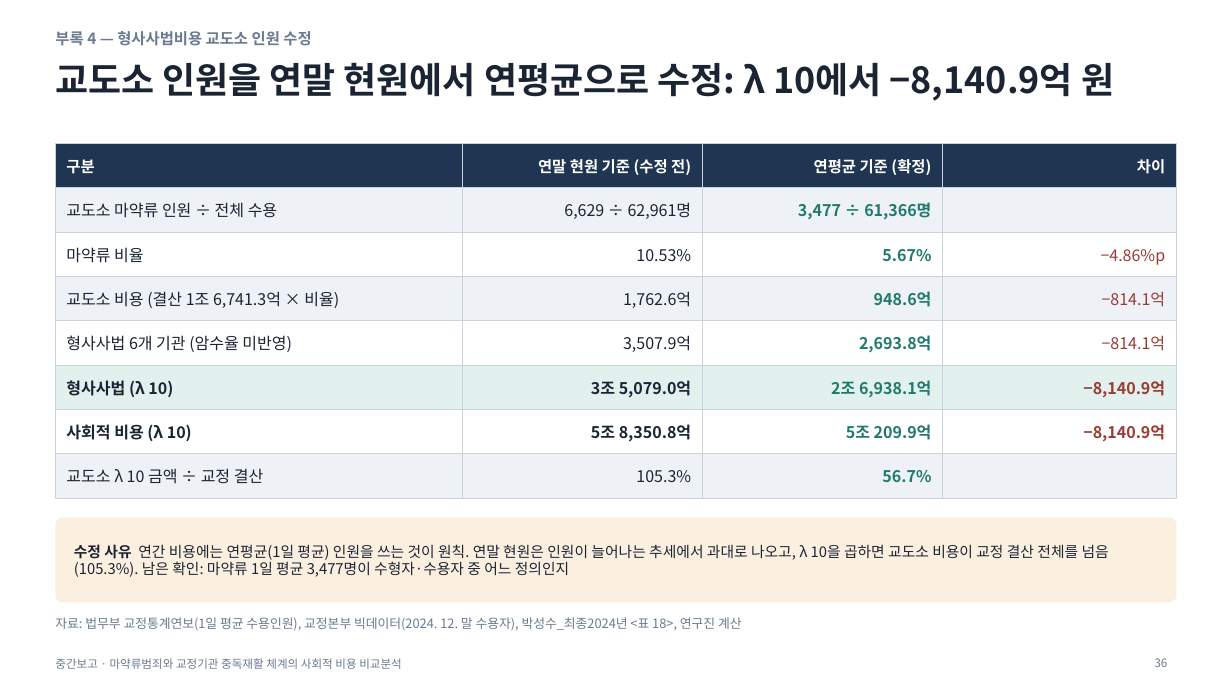
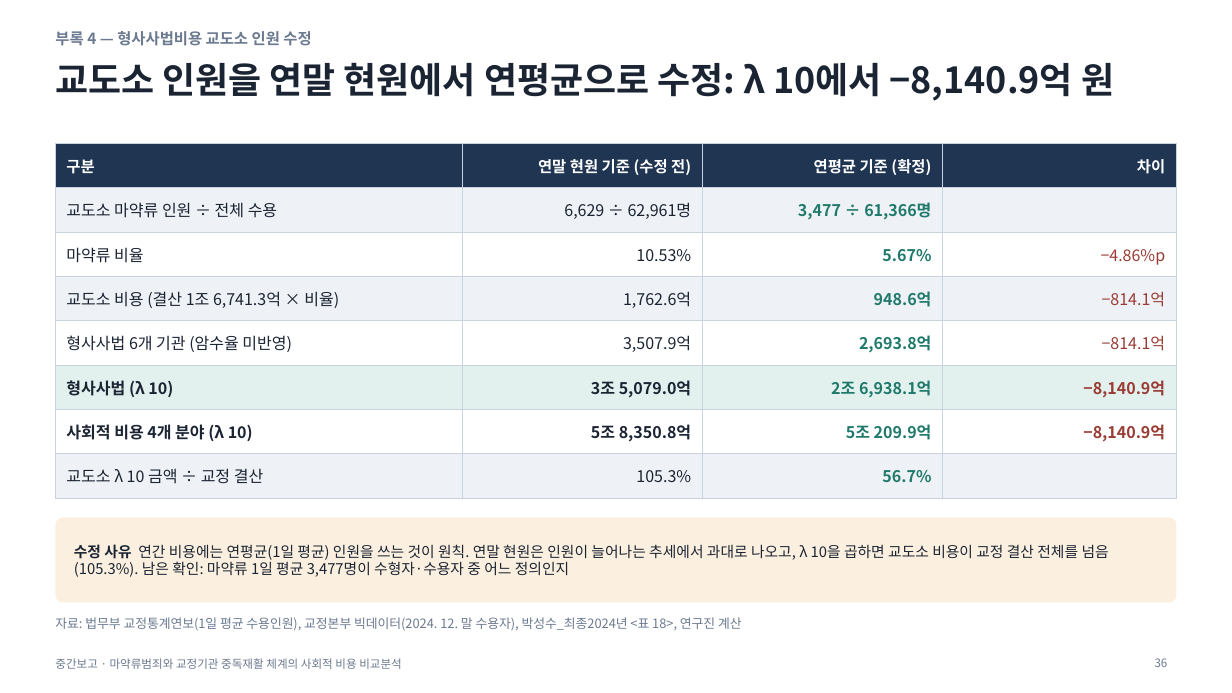
Before and after one commit to adminmrobo/drug-crime-social-cost, a slide deck: slide 36 of deliverables/중간보고_마약류사회적비용.pptx. Drawn at 1232x693 pixels with LibreOffice and Linux fonts; fonts in the diff are those of the drawing. Boxes give left, top, right and bottom in pixels: in the first picture for what was removed or moved away, otherwise in the second. Text is boxed around its words. In the diff, an @@ line names an element or a change of style, - is before the commit and + after.

Commit message:
사회적 혼란·기타 반영(2024 확정), 2025년 시산판 요약본·슬라이드·엑셀 추가

```diff
--- a/deliverables/중간보고_마약류사회적비용.pptx
+++ b/deliverables/중간보고_마약류사회적비용.pptx
@@ table at box(55, 143, 1177, 488) @@
-row 7, column 1: 사회적 비용 (λ 10)
+row 7, column 1: 사회적 비용 4개 분야 (λ 10)
```
Also in this commit, not shown: 12 other slides changed, 14 other files.
